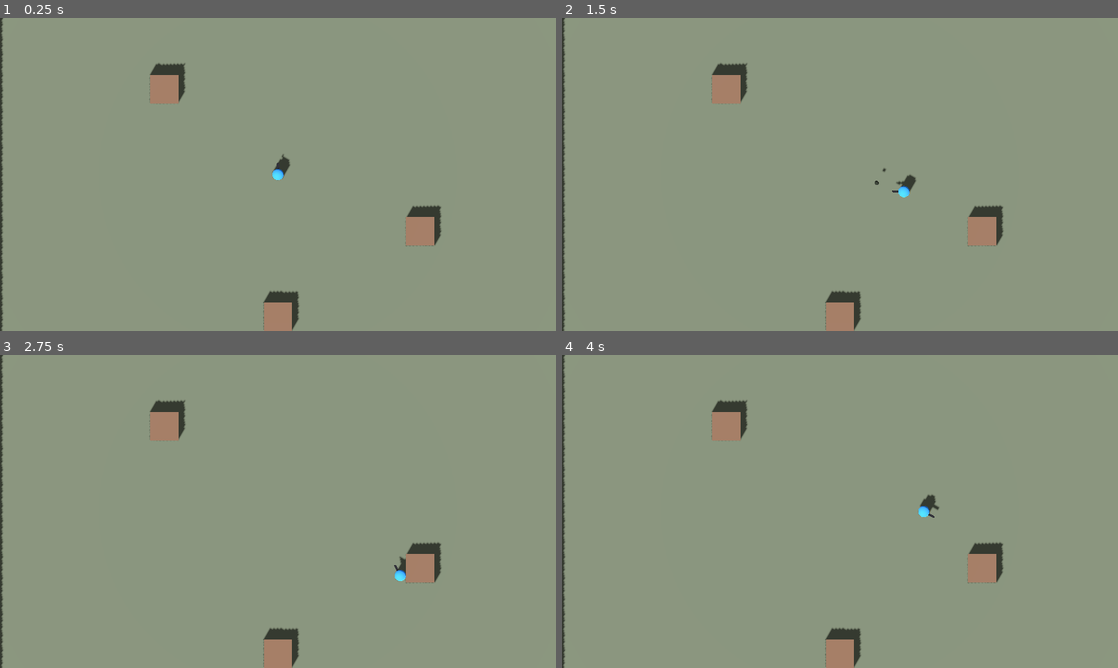
Above: before the commit, frames 1-4 (two rows, left to right).
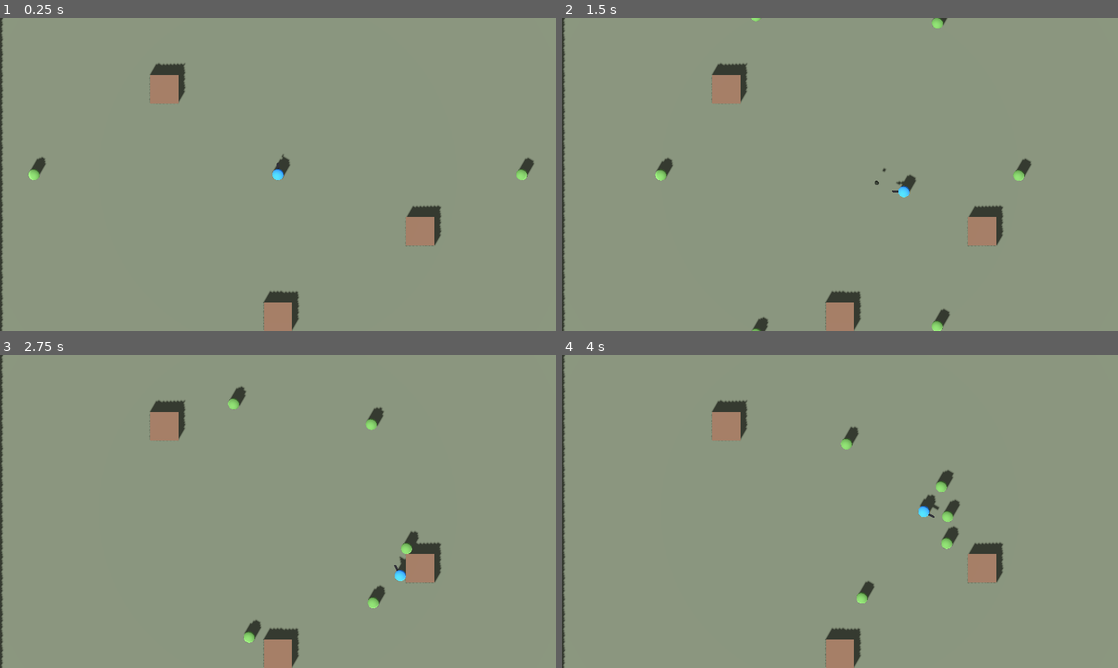
Above: after the commit, the same moments.

Repository: Bobs-Dev-Attic/ZombiesGD
Game: Godot game, scene res://scenes/main.tscn
Same seed, same stepped clock (60 frames per second), same inputs: the game is played once before the commit and once after it.
Inputs (mouse positions are in pixels of both pictures, inside the frame that each line leads up to):
- Up to frame 1 (0.25 s): no input
- Up to frame 2 (1.5 s): move the mouse to (962, 158) at 0.52 s; press the mouse at (962, 158) at 0.53 s; hold D (move_right) 0.53-1.28 s; move the mouse to (728, 190) at 1.27 s; release the mouse at (728, 190) at 1.28 s; hold S (move_down) from 1.28 s (still down); tap G (throw) at 1.35 s
- Up to frame 3 (2.75 s): move the mouse to (333, 442) at 2.02 s; release S (move_down) at 2.03 s; press the mouse at (333, 442) at 2.03 s; hold D (move_right) from 2.03 s (still down)
- Up to frame 4 (4 s): move the mouse to (812, 574) at 2.77 s; release D (move_right) at 2.78 s; release the mouse at (812, 574) at 2.78 s; hold W (move_up) 2.78-3.53 s; tap G (throw) at 2.85 s; move the mouse to (1006, 558) at 3.52 s; press the mouse at (1006, 558) at 3.53 s; hold A (move_left) from 3.53 s (still down)

The runs differ from the first frame. In frame 1, 0.3% of the frame differs, in the area x 5-97%, y 44-52%; in frame 2, 0.6%; in frame 3, 0.7%, in the area x 41-76%, y 10-92%; in frame 4, 0.7%.

Commit message:
feat: add wave loop via GameManager and ZombieSpawner
Adds the GameManager autoload (PLAYING/SHOP/GAME_OVER state machine,
points, upgrades, alive-zombie tracking) and ZombieSpawner (perimeter
spawn using WaveMath's per-wave stats), wiring main.gd to connect the
player's died signal and kick off start_run(). Pure kill/wave-index/
spawn-position arithmetic is extracted into the new autoload-free
WaveState class so it stays unit-testable under the -s runner.

Upgrades' API was rewritten to a per-role model since the original
plan was written, so GameManager exposes buy_upgrade_player/weapon/tier
instead of the stale single buy_upgrade(Upgrades.Kind) entry point.

Co-Authored-By: Claude Opus 4.8 <noreply@anthropic.com>

Diff:
--- a/project.godot
+++ b/project.godot
@@ -4,6 +4,7 @@
 [autoload]
 
 InputManager="*res://scripts/input_manager.gd"
+GameManager="*res://scripts/game_manager.gd"
 
 [application]
 config/name="ZombieGD"
--- a/scenes/main.tscn
+++ b/scenes/main.tscn
@@ -1,7 +1,8 @@
-[gd_scene load_steps=16 format=3 uid="uid://bmainstub001"]
+[gd_scene load_steps=17 format=3 uid="uid://bmainstub001"]
 
 [ext_resource path="res://scripts/main.gd" type="Script" id="1"]
 [ext_resource path="res://scenes/player.tscn" type="PackedScene" id="2"]
+[ext_resource path="res://scripts/zombie_spawner.gd" type="Script" id="3"]
 
 [sub_resource type="BoxShape3D" id="BoxShape3D_ground"]
 size = Vector3(40, 1, 40)
@@ -130,6 +131,9 @@
 [node name="Player" parent="." instance=ExtResource("2")]
 transform = Transform3D(1, 0, 0, 0, 1, 0, 0, 0, 1, 0, 1.4, 0)
 
+[node name="ZombieSpawner" type="Node3D" parent="."]
+script = ExtResource("3")
+
 [node name="Camera3D" type="Camera3D" parent="."]
 position = Vector3(0, 28, 0)
 rotation_degrees = Vector3(-90, 0, 0)
--- /dev/null
+++ b/scripts/game_manager.gd
@@ -0,0 +1,127 @@
+extends Node
+
+## GameManager (autoload): owns the wave loop's run state — current wave,
+## points, upgrades, alive-zombie count, and the PLAYING/SHOP/GAME_OVER state
+## machine — and coordinates the player + ZombieSpawner via groups ("player",
+## "spawner") rather than direct scene references, so this script has no
+## compile-time dependency on either node.
+##
+## Pure arithmetic (kill bookkeeping, wave increment, perimeter spawn-position
+## math) lives in WaveState (autoload-free, unit tested in
+## tests/test_wave_state.gd) so it stays testable under the `-s` headless
+## runner, which never registers autoloads — this script itself is NOT
+## covered by a unit test for that reason; it's exercised by the task-7
+## integration probe instead.
+##
+## Task 8 (shop UI) does not exist yet. This class only exposes the SHOP
+## state plus `shop_opened`/`state_changed`/`points_changed` signals and the
+## buy_upgrade_* methods for that UI to attach to later — no UI is built
+## here.
+##
+## NOTE ON STALE BRIEF: task-7-brief.md's sample GameManager used a flat
+## `Upgrades.Kind` enum and a single `buy_upgrade(kind)` entry point. Upgrades
+## (scripts/upgrades.gd) was rewritten since the brief was authored: it is
+## now per-role (PlayerStat / WeaponStat / tiers) with try_buy_player /
+## try_buy_weapon / try_buy_tier. This GameManager targets that current API
+## via three buy_upgrade_* methods instead of the brief's single one.
+
+const WaveState := preload("res://scripts/wave_state.gd")
+
+enum State { PLAYING, SHOP, GAME_OVER }
+
+signal state_changed(state: State)
+signal wave_changed(wave: int)
+signal points_changed(points: int)
+signal shop_opened
+signal run_reset
+
+var state: State = State.PLAYING
+var wave: int = 0
+var points: int = 0
+var upgrades: Upgrades = Upgrades.new()
+var alive_zombies: int = 0
+
+
+## Resets the run to a fresh state and starts wave 1.
+func start_run() -> void:
+	upgrades.reset()
+	points = 0
+	wave = 0
+	alive_zombies = 0
+	points_changed.emit(points)
+	run_reset.emit()
+	begin_next_wave()
+
+
+func add_points(n: int) -> void:
+	points += n
+	points_changed.emit(points)
+
+
+## Called by ZombieSpawner-spawned zombies' `killed` signal. Awards points,
+## decrements the alive count, and opens the shop once the wave is cleared.
+func notify_zombie_killed(n: int) -> void:
+	var result := WaveState.apply_kill(alive_zombies, points, n)
+	alive_zombies = result["alive_zombies"]
+	points = result["points"]
+	points_changed.emit(points)
+	if state == State.PLAYING and result["wave_cleared"]:
+		_enter_shop()
+
+
+## Current API: buy a player stat upgrade (Upgrades.PlayerStat).
+func buy_upgrade_player(stat: Upgrades.PlayerStat) -> void:
+	if state != State.SHOP:
+		return
+	points = upgrades.try_buy_player(stat, points)
+	points_changed.emit(points)
+	_apply_upgrades_to_player()
+
+
+## Current API: buy a per-role weapon stat upgrade (Upgrades.WeaponStat).
+func buy_upgrade_weapon(role: WeaponStats.Role, stat: Upgrades.WeaponStat) -> void:
+	if state != State.SHOP:
+		return
+	points = upgrades.try_buy_weapon(role, stat, points)
+	points_changed.emit(points)
+	_apply_upgrades_to_player()
+
+
+## Current API: buy the next weapon tier for a role.
+func buy_upgrade_tier(role: WeaponStats.Role) -> void:
+	if state != State.SHOP:
+		return
+	points = upgrades.try_buy_tier(role, points)
+	points_changed.emit(points)
+	_apply_upgrades_to_player()
+
+
+## Advances to the next wave and asks the ZombieSpawner (found via the
+## "spawner" group) to spawn it.
+func begin_next_wave() -> void:
+	wave = WaveState.next_wave(wave)
+	wave_changed.emit(wave)
+	state = State.PLAYING
+	state_changed.emit(state)
+	var spawner := get_tree().get_first_node_in_group("spawner")
+	if spawner and spawner.has_method("spawn_wave"):
+		alive_zombies = WaveMath.zombie_count(wave)
+		spawner.spawn_wave(wave)
+
+
+func on_player_died() -> void:
+	state = State.GAME_OVER
+	state_changed.emit(state)
+
+
+func _enter_shop() -> void:
+	state = State.SHOP
+	state_changed.emit(state)
+	shop_opened.emit()
+	_apply_upgrades_to_player()
+
+
+func _apply_upgrades_to_player() -> void:
+	var player := get_tree().get_first_node_in_group("player")
+	if player and player.has_method("apply_upgrades"):
+		player.apply_upgrades(upgrades)
--- a/scripts/main.gd
+++ b/scripts/main.gd
@@ -1,8 +1,21 @@
 extends Node3D
+
+## Wires the always-there scene pieces (player, GameManager) together and
+## kicks off the run. Wave spawning itself lives in ZombieSpawner
+## (scenes/main.tscn), which finds GameManager via the "spawner"/"player"
+## groups rather than this script passing references around.
 
 
 func _ready() -> void:
 	_build_arena_if_needed()
+	var player := get_tree().get_first_node_in_group("player")
+	if player and player.has_signal("died"):
+		player.died.connect(GameManager.on_player_died)
+	# One frame so the Player and ZombieSpawner have both run their own
+	# _ready() (and so joined their groups) before GameManager looks for
+	# them via begin_next_wave().
+	await get_tree().process_frame
+	GameManager.start_run()
 
 
 func _build_arena_if_needed() -> void:
--- /dev/null
+++ b/scripts/wave_state.gd
@@ -0,0 +1,32 @@
+class_name WaveState
+extends RefCounted
+
+## Pure wave-loop arithmetic extracted out of GameManager (autoload) so it
+## stays unit-testable under the `-s` headless runner, which never
+## registers autoloads. GameManager owns the scene-tree wiring (groups,
+## signals); this class owns the numbers.
+
+
+## Applies one zombie kill: increments points, decrements the alive count
+## (never below 0, defensively, in case of a double-notify), and reports
+## whether the wave is now cleared (alive count hit 0).
+static func apply_kill(alive_zombies: int, points: int, kill_points: int) -> Dictionary:
+	return {
+		"alive_zombies": maxi(0, alive_zombies - 1),
+		"points": points + kill_points,
+		"wave_cleared": maxi(0, alive_zombies - 1) == 0,
+	}
+
+
+## Wave numbers are 1-based; start_run() begins at wave 0 so the first call
+## produces wave 1.
+static func next_wave(wave: int) -> int:
+	return wave + 1
+
+
+## A spawn point on the arena perimeter circle of the given radius, at the
+## given rest height, evenly divided among `count` zombies by index. Index 0
+## sits at +X; angles proceed counter-clockwise around Y.
+static func spawn_position(index: int, count: int, radius: float, height: float) -> Vector3:
+	var angle := TAU * float(index) / float(maxi(count, 1))
+	return Vector3(cos(angle) * radius, height, sin(angle) * radius)
--- /dev/null
+++ b/scripts/zombie_spawner.gd
@@ -0,0 +1,39 @@
+extends Node3D
+
+## Spawns each wave's zombies evenly around the arena perimeter, well inside
+## the walls (arena_radius 18.0 vs. the ground's 20-unit half-extent and
+## walls just outside that), at the same rest height the player capsule uses
+## (spawn_height 1.4, matching scenes/main.tscn's Player transform) so
+## zombies neither clip into geometry nor fall through the floor.
+##
+## Perimeter angle math lives in WaveState.spawn_position (pure, unit tested
+## in tests/test_wave_state.gd). This script's only job is instancing zombies
+## into the scene tree, applying this wave's WaveMath-derived stats via
+## setup(), and forwarding each zombie's `killed` signal to GameManager —
+## which is why this script (unlike WaveState) is NOT covered by a `-s` unit
+## test: it references the GameManager autoload directly, and autoloads
+## never register under that runner. It's exercised by the task-7
+## integration probe instead.
+
+@export var zombie_scene: PackedScene = preload("res://scenes/zombie.tscn")
+@export var arena_radius: float = 18.0
+@export var spawn_height: float = 1.4
+
+
+func _ready() -> void:
+	add_to_group("spawner")
+
+
+func spawn_wave(wave: int) -> void:
+	var count := WaveMath.zombie_count(wave)
+	for i in count:
+		var z: CharacterBody3D = zombie_scene.instantiate()
+		add_child(z)
+		z.global_position = WaveState.spawn_position(i, count, arena_radius, spawn_height)
+		var fast := WaveMath.is_fast_variant(wave, i)
+		z.setup(WaveMath.zombie_max_hp(wave), WaveMath.zombie_speed(wave), fast)
+		z.killed.connect(_on_killed)
+
+
+func _on_killed(points: int) -> void:
+	GameManager.notify_zombie_killed(points)
--- a/tests/run_tests.gd
+++ b/tests/run_tests.gd
@@ -2,6 +2,7 @@
 
 const TESTS: PackedStringArray = [
 	"res://tests/test_wave_math.gd",
+	"res://tests/test_wave_state.gd",
 	"res://tests/test_weapon_stats.gd",
 	"res://tests/test_upgrades.gd",
 	"res://tests/test_ranged_weapon.gd",
--- /dev/null
+++ b/tests/test_wave_state.gd
@@ -0,0 +1,43 @@
+extends TestCase
+
+## GameManager's pure arithmetic (kill bookkeeping, wave increment, perimeter
+## spawn-position math), extracted into WaveState so it's testable without
+## the GameManager autoload (see scripts/wave_state.gd).
+
+
+func run() -> void:
+	# --- apply_kill ---
+	var r1 := WaveState.apply_kill(3, 10, 5)
+	check_eq(r1["alive_zombies"], 2, "apply_kill(3, 10, 5) alive_zombies")
+	check_eq(r1["points"], 15, "apply_kill(3, 10, 5) points")
+	check_eq(r1["wave_cleared"], false, "apply_kill(3, 10, 5) wave not cleared")
+
+	var r2 := WaveState.apply_kill(1, 20, 8)
+	check_eq(r2["alive_zombies"], 0, "apply_kill(1, 20, 8) alive_zombies hits 0")
+	check_eq(r2["points"], 28, "apply_kill(1, 20, 8) points")
+	check_eq(r2["wave_cleared"], true, "apply_kill(1, 20, 8) wave cleared")
+
+	var r3 := WaveState.apply_kill(0, 5, 5)
+	check_eq(r3["alive_zombies"], 0, "apply_kill(0, ...) alive_zombies clamps at 0, never negative")
+	check_eq(r3["wave_cleared"], true, "apply_kill(0, ...) reports cleared")
+
+	# --- next_wave ---
+	check_eq(WaveState.next_wave(0), 1, "next_wave(0) == 1 (first wave)")
+	check_eq(WaveState.next_wave(3), 4, "next_wave(3) == 4")
+
+	# --- spawn_position ---
+	var p0 := WaveState.spawn_position(0, 4, 18.0, 1.4)
+	check_approx(p0.x, 18.0, "spawn_position index 0 sits at +X on the radius")
+	check_approx(p0.y, 1.4, "spawn_position uses the given rest height")
+	check_approx(p0.z, 0.0, "spawn_position index 0 has z == 0")
+
+	var p1 := WaveState.spawn_position(1, 4, 18.0, 1.4)
+	check_approx(p1.x, 0.0, "spawn_position index 1 of 4 is a quarter turn (x == 0)")
+	check_approx(p1.z, 18.0, "spawn_position index 1 of 4 is a quarter turn (z == radius)")
+
+	# every spawn point lands exactly on the perimeter circle, regardless of index
+	for i in range(6):
+		var p := WaveState.spawn_position(i, 6, 18.0, 1.4)
+		var flat := Vector2(p.x, p.z)
+		check_approx(flat.length(), 18.0, "spawn_position index %d of 6 lands on the radius" % i)
+		check_approx(p.y, 1.4, "spawn_position index %d of 6 keeps rest height" % i)
Not shown, added: scripts/game_manager.gd.uid
Not shown, added: scripts/wave_state.gd.uid
Not shown, added: scripts/zombie_spawner.gd.uid
Not shown, added: tests/test_wave_state.gd.uid
